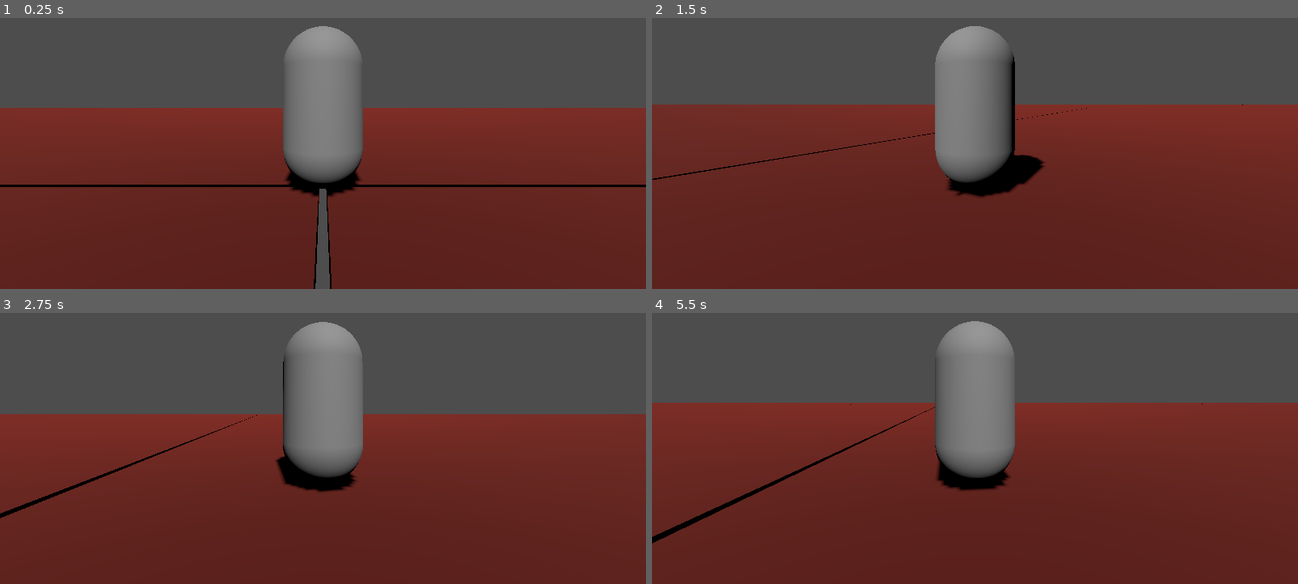
Above: before the commit, frames 1-4 (two rows, left to right).
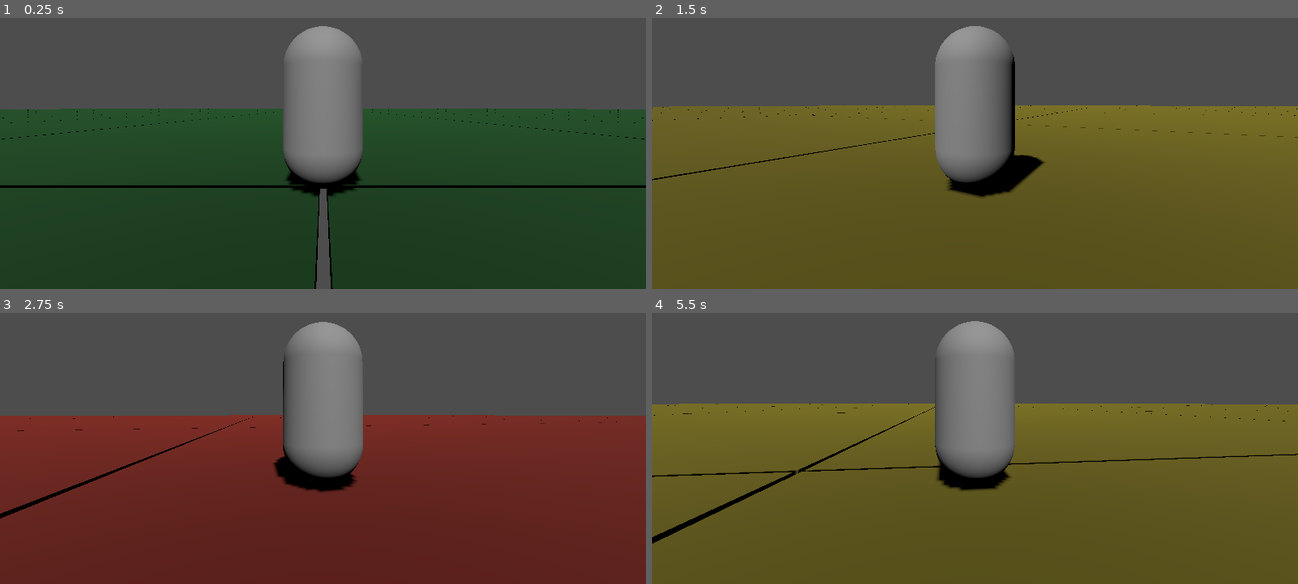
Above: after the commit, the same moments.

Repository: xwilson03/OpenWorldTest
Game: Godot game, scene res://scenes/root.tscn
The game is run twice, just before and just after one commit, with the same random seed, the same clock (stepped at 60 frames per second) and the same inputs.
Inputs (mouse positions are in pixels of both pictures, inside the frame that each line leads up to):
- Up to frame 1 (0.25 s): no input
- Up to frame 2 (1.5 s): tap Enter at 0.5 s; move the mouse to (1007, 104) at 0.52 s; hold 1 0.53-1.28 s; hold W (move_forward) from 0.53 s (still down); tap Space (jump) at 0.77 s; tap 2 at 0.8, 1.35 s; move the mouse to (942, 110) at 1.27 s
- Up to frame 3 (2.75 s): keep holding W (move_forward); tap Space (jump) at 1.52 s; tap 3 at 1.55 s; move the mouse to (335, 397) at 2.02 s; hold 3 from 2.03 s (still down); tap 1 at 2.3 s
- Up to frame 4 (5.5 s): keep holding W (move_forward); move the mouse to (968, 407) at 2.77 s; release 3 at 2.78 s; tap Mouse wheel up (zoom_in) at 2.85 s; tap Space (jump) at 3.02, 3.77, 4.52 s; tap 2 at 3.05 s; move the mouse to (1020, 407) at 3.52 s; hold 3 3.53-4.28 s; tap Mouse wheel down (zoom_out) at 3.6 s; move the mouse to (923, 397) at 4.27 s; tap 1 at 4.35 s; move the mouse to (981, 402) at 5.02 s; hold 2 from 5.03 s (still down)

The runs differ from the first frame. In frame 1, 62% of the frame differs, in the area x 0-100%, y 33-100%; in frame 2, 64%, in the area x 0-100%, y 31-100%; in frame 3, 0.6%; in frame 4, 63%.

Commit message:
implements LOD :P

Diff:
--- a/prefabs/chunk.tscn
+++ b/prefabs/chunk.tscn
@@ -3,42 +3,42 @@
 [ext_resource type="Script" path="res://scripts/chunk.gd" id="1_eqjvd"]
 
 [sub_resource type="BoxMesh" id="BoxMesh_25gpj"]
-size = Vector3(40, 0.25, 40)
+size = Vector3(10, 0.25, 10)
 
 [sub_resource type="StandardMaterial3D" id="StandardMaterial3D_qo2s1"]
 albedo_color = Color(0, 0.237179, 0.0603443, 1)
 
 [sub_resource type="BoxShape3D" id="BoxShape3D_vxaw8"]
-size = Vector3(40, 0.25, 40)
+size = Vector3(10, 0.25, 10)
 
 [sub_resource type="BoxMesh" id="BoxMesh_ganvj"]
-size = Vector3(80, 0.25, 80)
+size = Vector3(20.1, 0.25, 20.1)
 
 [sub_resource type="StandardMaterial3D" id="StandardMaterial3D_m0meg"]
 albedo_color = Color(0.372939, 0.339155, 4.81307e-07, 1)
 
 [sub_resource type="BoxShape3D" id="BoxShape3D_me7qi"]
-size = Vector3(80, 0.25, 80)
+size = Vector3(20.1, 0.25, 20.1)
 
 [sub_resource type="BoxMesh" id="BoxMesh_4djl8"]
-size = Vector3(160, 0.25, 160)
+size = Vector3(40.3, 0.25, 40.3)
 
 [sub_resource type="StandardMaterial3D" id="StandardMaterial3D_s7cju"]
 albedo_color = Color(0.391409, 0.0752441, 2.40654e-08, 1)
 
 [sub_resource type="BoxShape3D" id="BoxShape3D_e03f8"]
-size = Vector3(160, 0.25, 160)
-
-[node name="Chunk" type="Node3D" node_paths=PackedStringArray("high_lod", "med_lod", "low_lod")]
+size = Vector3(40.3, 0.25, 40.3)
+
+[node name="Chunk" type="Node3D" node_paths=PackedStringArray("_high_lod", "_med_lod", "_low_lod")]
 script = ExtResource("1_eqjvd")
-high_lod = NodePath("High")
-med_lod = NodePath("Medium")
-low_lod = NodePath("Low")
+_high_lod = NodePath("High")
+_med_lod = NodePath("Medium")
+_low_lod = NodePath("Low")
 
 [node name="High" type="Node3D" parent="."]
 
 [node name="HighLODChunk" type="StaticBody3D" parent="High"]
-transform = Transform3D(1, 0, 0, 0, 1, 0, 0, 0, 1, -60, 0, -60)
+transform = Transform3D(1, 0, 0, 0, 1, 0, 0, 0, 1, -15.15, 0, -15.15)
 
 [node name="MeshInstance3D" type="MeshInstance3D" parent="High/HighLODChunk"]
 mesh = SubResource("BoxMesh_25gpj")
@@ -48,7 +48,7 @@
 shape = SubResource("BoxShape3D_vxaw8")
 
 [node name="HighLODChunk2" type="StaticBody3D" parent="High"]
-transform = Transform3D(1, 0, 0, 0, 1, 0, 0, 0, 1, -20, 0, -60)
+transform = Transform3D(1, 0, 0, 0, 1, 0, 0, 0, 1, -5.05, 0, -15.15)
 
 [node name="MeshInstance3D" type="MeshInstance3D" parent="High/HighLODChunk2"]
 mesh = SubResource("BoxMesh_25gpj")
@@ -58,7 +58,7 @@
 shape = SubResource("BoxShape3D_vxaw8")
 
 [node name="HighLODChunk3" type="StaticBody3D" parent="High"]
-transform = Transform3D(1, 0, 0, 0, 1, 0, 0, 0, 1, 20, 0, -60)
+transform = Transform3D(1, 0, 0, 0, 1, 0, 0, 0, 1, 5.05, 0, -15.15)
 
 [node name="MeshInstance3D" type="MeshInstance3D" parent="High/HighLODChunk3"]
 mesh = SubResource("BoxMesh_25gpj")
@@ -68,7 +68,7 @@
 shape = SubResource("BoxShape3D_vxaw8")
 
 [node name="HighLODChunk4" type="StaticBody3D" parent="High"]
-transform = Transform3D(1, 0, 0, 0, 1, 0, 0, 0, 1, 60, 0, -60)
+transform = Transform3D(1, 0, 0, 0, 1, 0, 0, 0, 1, 15.15, 0, -15.15)
 
 [node name="MeshInstance3D" type="MeshInstance3D" parent="High/HighLODChunk4"]
 mesh = SubResource("BoxMesh_25gpj")
@@ -78,7 +78,7 @@
 shape = SubResource("BoxShape3D_vxaw8")
 
 [node name="HighLODChunk5" type="StaticBody3D" parent="High"]
-transform = Transform3D(1, 0, 0, 0, 1, 0, 0, 0, 1, -60, 0, -20)
+transform = Transform3D(1, 0, 0, 0, 1, 0, 0, 0, 1, -15.15, 0, -5.05)
 
 [node name="MeshInstance3D" type="MeshInstance3D" parent="High/HighLODChunk5"]
 mesh = SubResource("BoxMesh_25gpj")
@@ -88,7 +88,7 @@
 shape = SubResource("BoxShape3D_vxaw8")
 
 [node name="HighLODChunk6" type="StaticBody3D" parent="High"]
-transform = Transform3D(1, 0, 0, 0, 1, 0, 0, 0, 1, -20, 0, -20)
+transform = Transform3D(1, 0, 0, 0, 1, 0, 0, 0, 1, -5.05, 0, -5.05)
 
 [node name="MeshInstance3D" type="MeshInstance3D" parent="High/HighLODChunk6"]
 mesh = SubResource("BoxMesh_25gpj")
@@ -98,7 +98,7 @@
 shape = SubResource("BoxShape3D_vxaw8")
 
 [node name="HighLODChunk7" type="StaticBody3D" parent="High"]
-transform = Transform3D(1, 0, 0, 0, 1, 0, 0, 0, 1, 20, 0, -20)
+transform = Transform3D(1, 0, 0, 0, 1, 0, 0, 0, 1, 5.05, 0, -5.05)
 
 [node name="MeshInstance3D" type="MeshInstance3D" parent="High/HighLODChunk7"]
 mesh = SubResource("BoxMesh_25gpj")
@@ -108,7 +108,7 @@
 shape = SubResource("BoxShape3D_vxaw8")
 
 [node name="HighLODChunk8" type="StaticBody3D" parent="High"]
-transform = Transform3D(1, 0, 0, 0, 1, 0, 0, 0, 1, 60, 0, -20)
+transform = Transform3D(1, 0, 0, 0, 1, 0, 0, 0, 1, 15.15, 0, -5.05)
 
 [node name="MeshInstance3D" type="MeshInstance3D" parent="High/HighLODChunk8"]
 mesh = SubResource("BoxMesh_25gpj")
@@ -118,7 +118,7 @@
 shape = SubResource("BoxShape3D_vxaw8")
 
 [node name="HighLODChunk9" type="StaticBody3D" parent="High"]
-transform = Transform3D(1, 0, 0, 0, 1, 0, 0, 0, 1, -60, 0, 20)
+transform = Transform3D(1, 0, 0, 0, 1, 0, 0, 0, 1, -15.15, 0, 5.05)
 
 [node name="MeshInstance3D" type="MeshInstance3D" parent="High/HighLODChunk9"]
 mesh = SubResource("BoxMesh_25gpj")
@@ -128,7 +128,7 @@
 shape = SubResource("BoxShape3D_vxaw8")
 
 [node name="HighLODChunk10" type="StaticBody3D" parent="High"]
-transform = Transform3D(1, 0, 0, 0, 1, 0, 0, 0, 1, -20, 0, 20)
+transform = Transform3D(1, 0, 0, 0, 1, 0, 0, 0, 1, -5.05, 0, 5.05)
 
 [node name="MeshInstance3D" type="MeshInstance3D" parent="High/HighLODChunk10"]
 mesh = SubResource("BoxMesh_25gpj")
@@ -138,7 +138,7 @@
 shape = SubResource("BoxShape3D_vxaw8")
 
 [node name="HighLODChunk11" type="StaticBody3D" parent="High"]
-transform = Transform3D(1, 0, 0, 0, 1, 0, 0, 0, 1, 20, 0, 20)
+transform = Transform3D(1, 0, 0, 0, 1, 0, 0, 0, 1, 5.05, 0, 5.05)
 
 [node name="MeshInstance3D" type="MeshInstance3D" parent="High/HighLODChunk11"]
 mesh = SubResource("BoxMesh_25gpj")
@@ -148,7 +148,7 @@
 shape = SubResource("BoxShape3D_vxaw8")
 
 [node name="HighLODChunk12" type="StaticBody3D" parent="High"]
-transform = Transform3D(1, 0, 0, 0, 1, 0, 0, 0, 1, 60, 0, 20)
+transform = Transform3D(1, 0, 0, 0, 1, 0, 0, 0, 1, 15.15, 0, 5.05)
 
 [node name="MeshInstance3D" type="MeshInstance3D" parent="High/HighLODChunk12"]
 mesh = SubResource("BoxMesh_25gpj")
@@ -158,7 +158,7 @@
 shape = SubResource("BoxShape3D_vxaw8")
 
 [node name="HighLODChunk13" type="StaticBody3D" parent="High"]
-transform = Transform3D(1, 0, 0, 0, 1, 0, 0, 0, 1, -60, 0, 60)
+transform = Transform3D(1, 0, 0, 0, 1, 0, 0, 0, 1, -15.15, 0, 15.15)
 
 [node name="MeshInstance3D" type="MeshInstance3D" parent="High/HighLODChunk13"]
 mesh = SubResource("BoxMesh_25gpj")
@@ -168,7 +168,7 @@
 shape = SubResource("BoxShape3D_vxaw8")
 
 [node name="HighLODChunk14" type="StaticBody3D" parent="High"]
-transform = Transform3D(1, 0, 0, 0, 1, 0, 0, 0, 1, -20, 0, 60)
+transform = Transform3D(1, 0, 0, 0, 1, 0, 0, 0, 1, -5.05, 0, 15.15)
 
 [node name="MeshInstance3D" type="MeshInstance3D" parent="High/HighLODChunk14"]
 mesh = SubResource("BoxMesh_25gpj")
@@ -178,7 +178,7 @@
 shape = SubResource("BoxShape3D_vxaw8")
 
 [node name="HighLODChunk15" type="StaticBody3D" parent="High"]
-transform = Transform3D(1, 0, 0, 0, 1, 0, 0, 0, 1, 20, 0, 60)
+transform = Transform3D(1, 0, 0, 0, 1, 0, 0, 0, 1, 5.05, 0, 15.15)
 
 [node name="MeshInstance3D" type="MeshInstance3D" parent="High/HighLODChunk15"]
 mesh = SubResource("BoxMesh_25gpj")
@@ -188,7 +188,7 @@
 shape = SubResource("BoxShape3D_vxaw8")
 
 [node name="HighLODChunk16" type="StaticBody3D" parent="High"]
-transform = Transform3D(1, 0, 0, 0, 1, 0, 0, 0, 1, 60, 0, 60)
+transform = Transform3D(1, 0, 0, 0, 1, 0, 0, 0, 1, 15.15, 0, 15.15)
 
 [node name="MeshInstance3D" type="MeshInstance3D" parent="High/HighLODChunk16"]
 mesh = SubResource("BoxMesh_25gpj")
@@ -200,7 +200,7 @@
 [node name="Medium" type="Node3D" parent="."]
 
 [node name="MediumLODChunk" type="StaticBody3D" parent="Medium"]
-transform = Transform3D(1, 0, 0, 0, 1, 0, 0, 0, 1, -40, 0, -40)
+transform = Transform3D(1, 0, 0, 0, 1, 0, 0, 0, 1, -10.1, 0, -10.1)
 
 [node name="MeshInstance3D" type="MeshInstance3D" parent="Medium/MediumLODChunk"]
 mesh = SubResource("BoxMesh_ganvj")
@@ -210,7 +210,7 @@
 shape = SubResource("BoxShape3D_me7qi")
 
 [node name="MediumLODChunk2" type="StaticBody3D" parent="Medium"]
-transform = Transform3D(1, 0, 0, 0, 1, 0, 0, 0, 1, 40, 0, -40)
+transform = Transform3D(1, 0, 0, 0, 1, 0, 0, 0, 1, 10.1, 0, -10.1)
 
 [node name="MeshInstance3D" type="MeshInstance3D" parent="Medium/MediumLODChunk2"]
 mesh = SubResource("BoxMesh_ganvj")
@@ -220,7 +220,7 @@
 shape = SubResource("BoxShape3D_me7qi")
 
 [node name="MediumLODChunk3" type="StaticBody3D" parent="Medium"]
-transform = Transform3D(1, 0, 0, 0, 1, 0, 0, 0, 1, -40, 0, 40)
+transform = Transform3D(1, 0, 0, 0, 1, 0, 0, 0, 1, -10.1, 0, 10.1)
 
 [node name="MeshInstance3D" type="MeshInstance3D" parent="Medium/MediumLODChunk3"]
 mesh = SubResource("BoxMesh_ganvj")
@@ -230,7 +230,7 @@
 shape = SubResource("BoxShape3D_me7qi")
 
 [node name="MediumLODChunk4" type="StaticBody3D" parent="Medium"]
-transform = Transform3D(1, 0, 0, 0, 1, 0, 0, 0, 1, 40, 0, 40)
+transform = Transform3D(1, 0, 0, 0, 1, 0, 0, 0, 1, 10.1, 0, 10.1)
 
 [node name="MeshInstance3D" type="MeshInstance3D" parent="Medium/MediumLODChunk4"]
 mesh = SubResource("BoxMesh_ganvj")
--- a/scenes/root.tscn
+++ b/scenes/root.tscn
@@ -15,12 +15,13 @@
 
 [node name="OrbitCamera" parent="Player" instance=ExtResource("4_n1aw2")]
 transform = Transform3D(1, 0, 0, 0, 1, 0, 0, 0, 1, 0, 1, 0)
-max_follow_distance = 50.0
+max_follow_distance = 200.0
 
 [node name="World" type="Node3D" parent="."]
 script = ExtResource("4_yaodl")
-world_radius = 10
-chunk_size = 160.1
+world_radius = 4
+chunk_size = 40.4
+chunk_boundary_tolerance = 0.1
 
 [node name="DirectionalLight3D" type="DirectionalLight3D" parent="World"]
 transform = Transform3D(1, 0, 0, 0, 0.707107, 0.707107, 0, -0.707107, 0.707107, 0, 20, 0)
--- a/scripts/chunk.gd
+++ b/scripts/chunk.gd
@@ -1,9 +1,11 @@
-extends Node
+extends Node3D
 class_name Chunk
 
-@export var high_lod: Node3D
-@export var med_lod: Node3D
-@export var low_lod: Node3D
+@export var _high_lod: Node3D
+@export var _med_lod: Node3D
+@export var _low_lod: Node3D
+
+var _cur_lod: LOD
 
 enum LOD {
     HIGH,
@@ -12,22 +14,35 @@
 }
 
 func _ready() -> void:
-    set_lod(LOD.LOW)
+    remove_child(_high_lod)
+    remove_child(_med_lod)
+    _cur_lod = LOD.LOW
 
-func set_lod(lod: LOD) -> void:
-    match lod:
+    set_lod(Globals.global_lod)
 
+    Globals.set_lod.connect(set_lod)
+
+func set_lod(new_lod: LOD) -> void:
+
+    if new_lod == _cur_lod:
+        return
+
+    # Remove current LOD
+    match _cur_lod:
         LOD.HIGH:
-            remove_child(low_lod)
-            remove_child(med_lod)
-            add_child(high_lod)
+            remove_child(_high_lod)
+        LOD.MEDIUM:
+            remove_child(_med_lod)
+        LOD.LOW:
+            remove_child(_low_lod)
 
+    # Add new LOD
+    match new_lod:
+        LOD.HIGH:
+            add_child(_high_lod)
         LOD.MEDIUM:
-            remove_child(low_lod)
-            add_child(med_lod)
-            remove_child(high_lod)
+            add_child(_med_lod)
+        LOD.LOW:
+            add_child(_low_lod)
 
-        LOD.LOW:
-            add_child(low_lod)
-            remove_child(med_lod)
-            remove_child(high_lod)
+    _cur_lod = new_lod
--- a/scripts/chunk_grid.gd
+++ b/scripts/chunk_grid.gd
@@ -10,7 +10,7 @@
 const BUFFER_SIZE: int = 1
 var _size: Vector2i
 
-var _array: Array[Node3D] = []
+var _array: Array[Chunk] = []
 var _bounds: Array[int] = []
 var _offset: Vector2
 
@@ -70,7 +70,7 @@
     if (_out_of_bounds(x, y)):
         return
 
-    var chunk: Node3D = _chunk_scene.instantiate()
+    var chunk: Chunk = _chunk_scene.instantiate()
     chunk.translate(_world_pos(x, y))
 
     _array[_wrapped_idx(x, y)] = chunk
@@ -80,7 +80,7 @@
     if (_out_of_bounds(x, y)):
         return
 
-    var chunk: Node3D = _array[_wrapped_idx(x, y)]
+    var chunk: Chunk = _array[_wrapped_idx(x, y)]
     _parent_node.remove_child(chunk)
     chunk.queue_free()
 
--- a/scripts/globals.gd
+++ b/scripts/globals.gd
@@ -18,9 +18,11 @@
 
 # World (Private/Instanced)
 signal _entered_new_chunk(direction: DIRECTION)
+signal _set_lod(lod: Chunk.LOD)
 
 # World (Public/Static)
 static var entered_new_chunk := Signal(instance._entered_new_chunk)
+static var set_lod := Signal(instance._set_lod)
 
 # # # # # # # # # # # # # # # # # # # # # # # # # # # # # # # #   Variables
 
@@ -28,6 +30,7 @@
 static var world_radius: int = 0
 static var chunk_size: float = 0
 static var chunk_boundary_tolerance: float = 0
+static var global_lod: Chunk.LOD = Chunk.LOD.HIGH
 
 # Mouse Sensitivity
 const GLOBAL_SENSITIVITY: float = 0.01
--- a/scripts/input_controller.gd
+++ b/scripts/input_controller.gd
@@ -22,3 +22,15 @@
         # Emit camera values
         Globals.set_camera_x.emit(camera_x)
         Globals.set_camera_y.emit(camera_y)
+
+    if Input.is_key_pressed(KEY_1):
+        Globals.global_lod = Chunk.LOD.HIGH
+        Globals.set_lod.emit(Chunk.LOD.HIGH)
+
+    if Input.is_key_pressed(KEY_2):
+        Globals.global_lod = Chunk.LOD.MEDIUM
+        Globals.set_lod.emit(Chunk.LOD.MEDIUM)
+
+    if Input.is_key_pressed(KEY_3):
+        Globals.global_lod = Chunk.LOD.LOW
+        Globals.set_lod.emit(Chunk.LOD.LOW)
